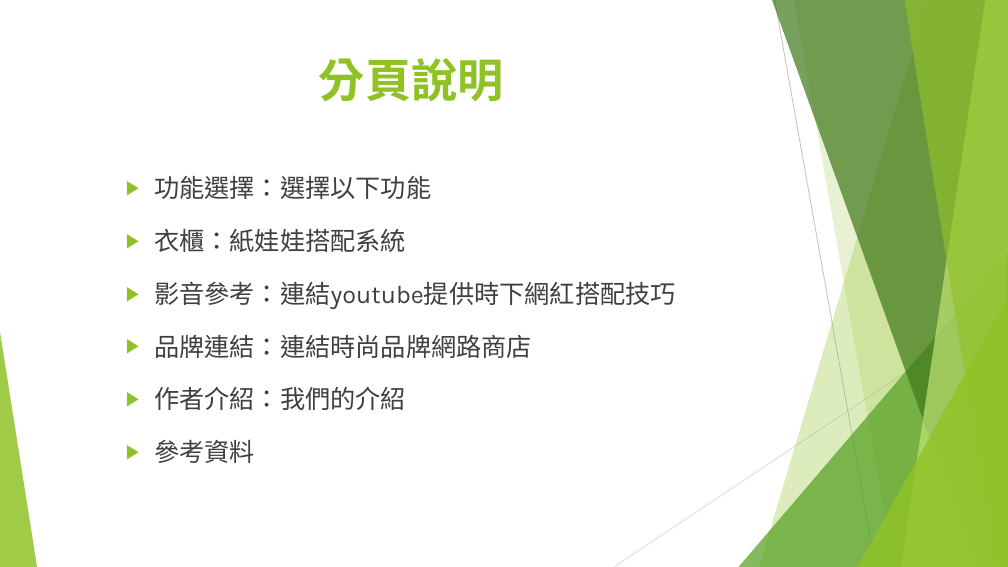
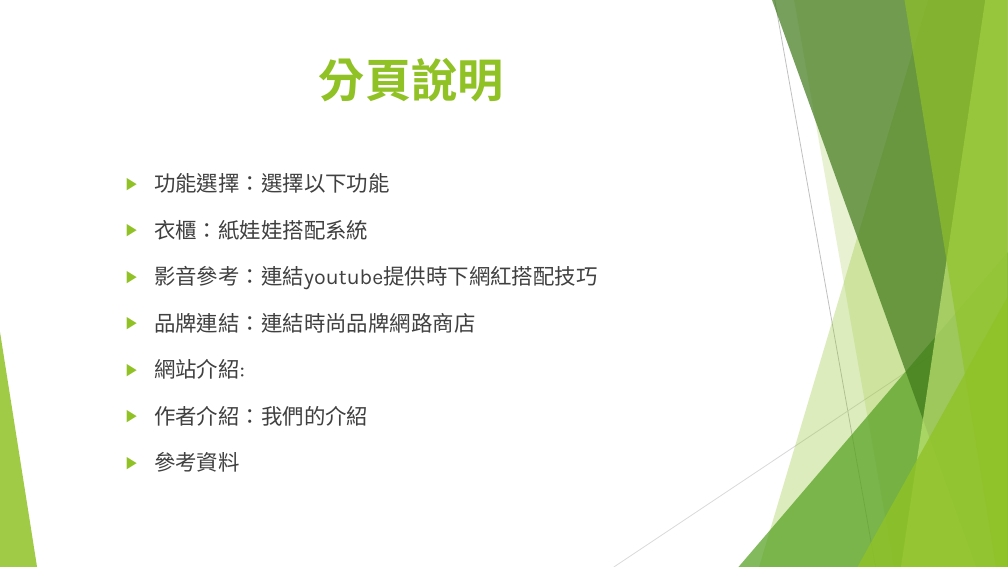
Before and after one commit to happy1103/SecretCloset, a slide deck: slide 4 of Webprograming/document/00457004+00457013.pptx. Drawn at 1008x567 pixels with LibreOffice and Linux fonts; fonts in the diff are those of the drawing. Boxes give left, top, right and bottom in pixels: in the first picture for what was removed or moved away, otherwise in the second. Text is boxed around its words. In the diff, an @@ line names an element or a change of style, - is before the commit and + after.

```diff
--- a/Webprograming/document/00457004+00457013.pptx
+++ b/Webprograming/document/00457004+00457013.pptx
@@ text at <box>154,173,598,472</box>: size 24 to 20.4 pt @@
@@ text at <box>154,359,245,379</box>: paragraph added @@
+▶ 網站介紹:
```
Also in this commit, not shown: 5 slides added, 1 other file.
